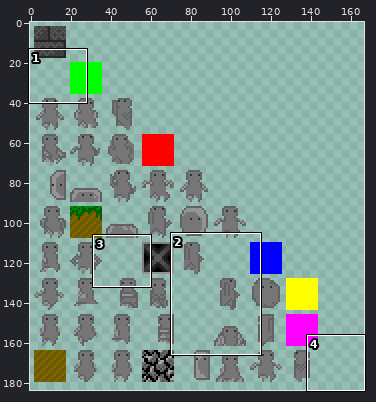
Edited in one commit: sprite sheet (core/assets/AllSprites.png). The first picture is a wide view before the edit; the outline marks the close-up.
Close-up. Earlier state:
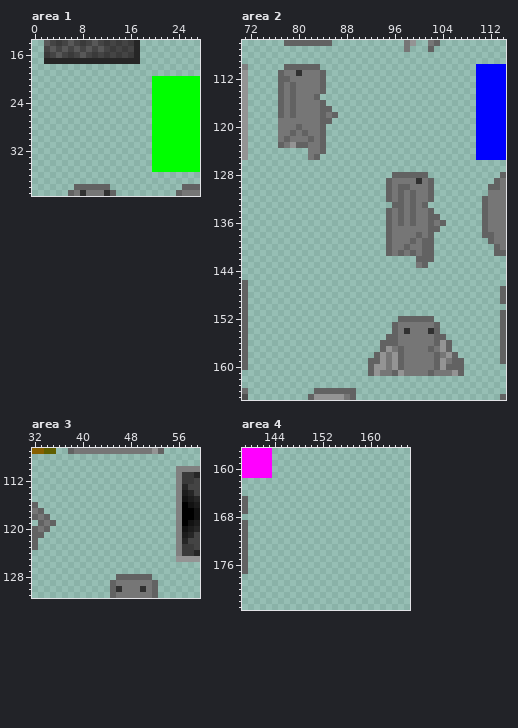
The file is 128x128 pixels. Shown: area 1: x 0..27, y 14..39; area 2: x 71..114, y 106..165; area 3: x 32..59, y 107..131; area 4: x 139..166, y 157..183. The old version is drawn lined up with the new one. The wide view leaves out empty margins.
After the commit:
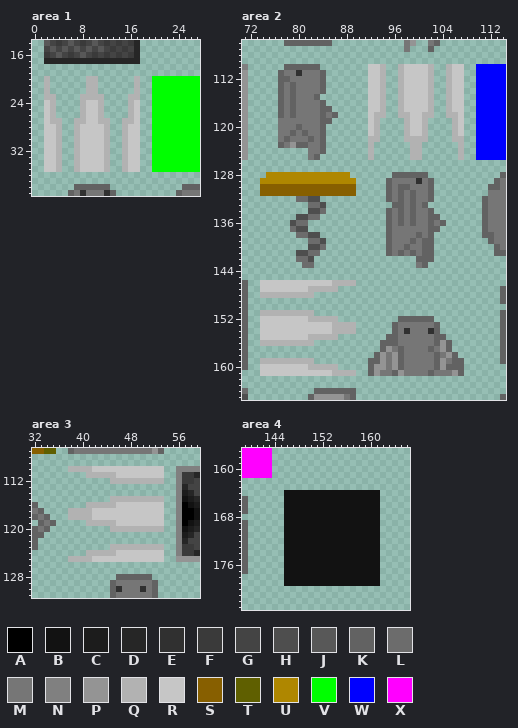
Palette (. is transparent): A #000000  B #121212  C #1c1c1c  D #262626  E #303030  F #3a3a3a  G #444444  H #4e4e4e  J #585858  K #626262  L #6c6c6c  M #767676  N #808080  P #949494  Q #b2b2b2  R #c6c6c6  S #875f00  T #5f5f00  U #af8700  V #00ff00  W #0000ff  X #ff00ff
Diff:
canvas 128x128 -> 256x256; drawings rearranged on the sheet (the old picture shows each at its new place)
Area 1:
y 20..22: x 2 . -> Q; x 9..10 .. -> QQ; x 17 . -> Q
y 23: x 2..3 .. -> QQ; x 8..11 .... -> QQQQ; x 16..17 .. -> QQ
y 24..26: x 2..3 .. -> RQ; x 8..11 .... -> QRRQ; x 16..17 .. -> QR
y 27: x 2..4 ... -> RQQ; x 7..12 ...... -> QQRRQQ; x 15..17 ... -> QQR
y 28..35: x 2..4 ... -> RRQ; x 7..12 ...... -> QRRRRQ; x 15..17 ... -> QRR
Area 2:
y 110..117: x 92..94 ... -> RRQ; x 97..102 ...... -> QRRRRQ; x 105..107 ... -> QRR
y 118: x 92..94 ... -> RQQ; x 97..102 ...... -> QQRRQQ; x 105..107 ... -> QQR
y 119..121: x 92..93 .. -> RQ; x 98..101 .... -> QRRQ; x 106..107 .. -> QR
y 122: x 92..93 .. -> QQ; x 98..101 .... -> QQQQ; x 106..107 .. -> QQ
y 123..125: x 92 . -> Q; x 99..100 .. -> QQ; x 107 . -> Q
y 128: x 75..88 .............. -> UUUUUUUUUUUUUU
y 129: x 74..89 ................ -> UUUUUUUUUUUUUUUU
y 130..131: x 74..89 ................ -> SSSSSSSSSSSSSSSS
y 132: x 80..83 .... -> LLHH
y 133: x 82..84 ... -> LLH
y 134: x 82..84 ... -> HHL
y 135: x 80..83 .... -> HHLL
y 136: x 79..81 ... -> HLL
y 137: x 79..81 ... -> LHH
y 138: x 80..83 .... -> LLHH
y 139: x 82..84 ... -> LLH
y 140: x 82..84 ... -> HHL
y 141: x 80..83 .... -> HHLL
y 142: x 80..82 ... -> LLH
y 143: x 81..82 .. -> LL
y 146: x 74..89 ................ -> RRRRRRRRRRRRQQQQ
y 147: x 74..86 ............. -> RRRRRRRRQQQQQ
y 148: x 74..82 ......... -> QQQQQQQQQ
y 151: x 74..82 ......... -> QQQQQQQQQ
y 152: x 74..86 ............. -> RRRRRRRRQQQQQ
y 153..154: x 74..89 ................ -> RRRRRRRRRRRRQQQQ
y 155: x 74..86 ............. -> RRRRRRRRQQQQQ
y 156: x 74..82 ......... -> QQQQQQQQQ
y 159: x 74..82 ......... -> QQQQQQQQQ
y 160: x 74..86 ............. -> RRRRRRRRQQQQQ
y 161: x 74..89 ................ -> RRRRRRRRRRRRQQQQ
Area 3:
y 110: x 38..53 ................ -> QQQQRRRRRRRRRRRR
y 111: x 41..53 ............. -> QQQQQRRRRRRRR
y 112: x 45..53 ......... -> QQQQQQQQQ
y 115: x 45..53 ......... -> QQQQQQQQQ
y 116: x 41..53 ............. -> QQQQQRRRRRRRR
y 117..118: x 38..53 ................ -> QQQQRRRRRRRRRRRR
y 119: x 41..53 ............. -> QQQQQRRRRRRRR
y 120: x 45..53 ......... -> QQQQQQQQQ
y 123: x 45..53 ......... -> QQQQQQQQQ
y 124: x 41..53 ............. -> QQQQQRRRRRRRR
y 125: x 38..53 ................ -> QQQQRRRRRRRRRRRR
Area 4:
y 164..179: x 146..161 ................ -> BBBBBBBBBBBBBBBB
Boxes around the changes in both close-ups, in picture pixels (x1, y1, x2, y2):
added: (44, 76, 140, 172)
added: (260, 64, 464, 376)
added: (68, 466, 164, 562)
added: (284, 490, 380, 586)
